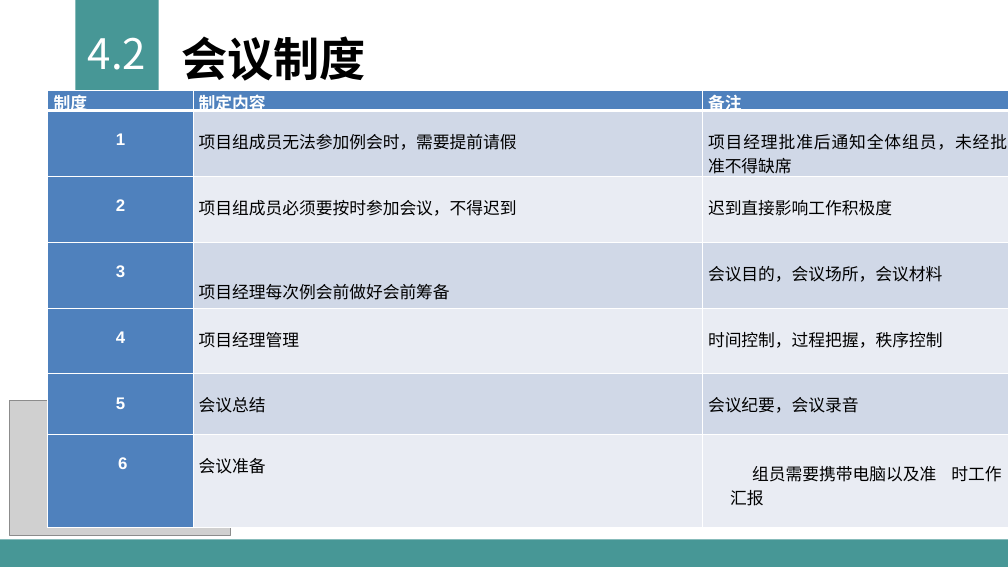
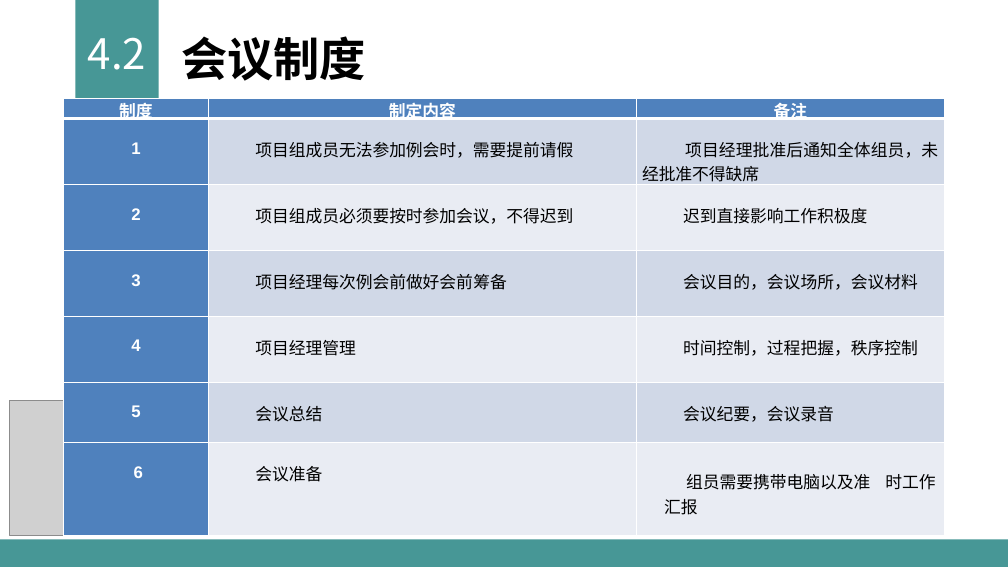
Before and after one commit to sun2009/PRD2018-G16, a slide deck: slide 24 of 受控文档/PPT/G16——需求工程计划评审0.8.0.pptx. Drawn at 1008x567 pixels with LibreOffice and Linux fonts; fonts in the diff are those of the drawing; grey boxes stand for pictures. Boxes give left, top, right and bottom in pixels: in the first picture for what was removed or moved away, otherwise in the second. Text is boxed around its words. In the diff, an @@ line names an element or a change of style, - is before the commit and + after.

```diff
--- a/受控文档/PPT/G16——需求工程计划评审0.8.0.pptx
+++ b/受控文档/PPT/G16——需求工程计划评审0.8.0.pptx
@@ table at [64,98,945,536] @@
@@ alignment justified to centre @@
@@ table: place and size @@
-table at [48,90,1008,528]
+table at [64,98,945,536]
```
Also in this commit, not shown: 14 other slides changed, 1 slide removed.
